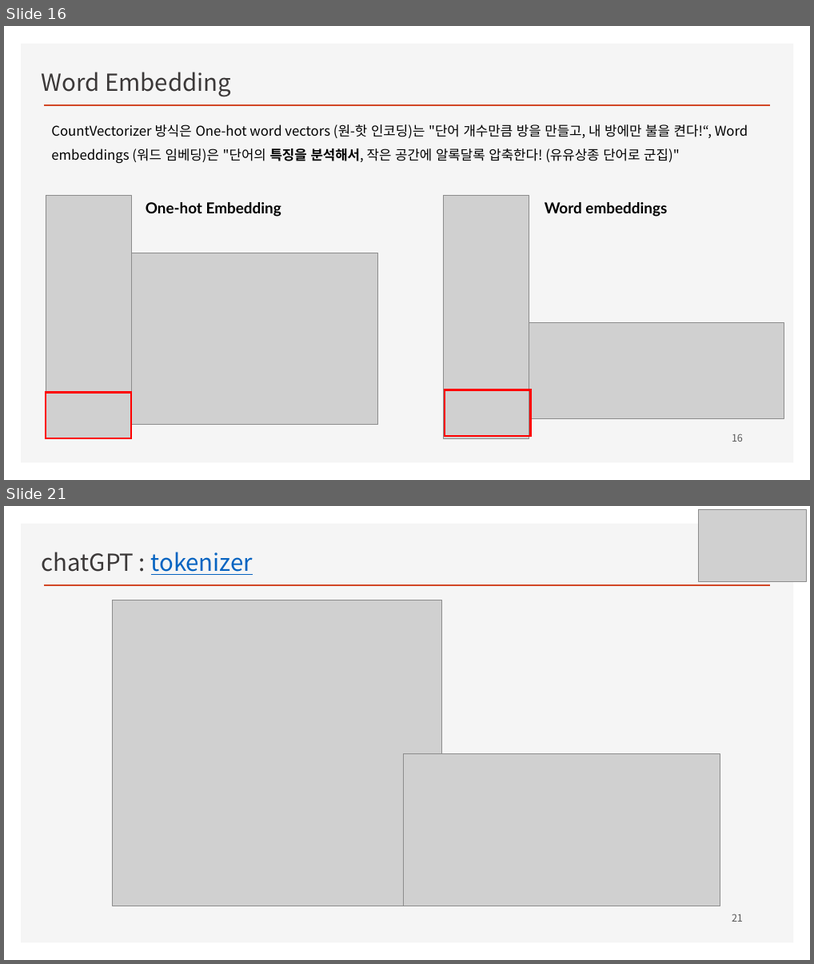
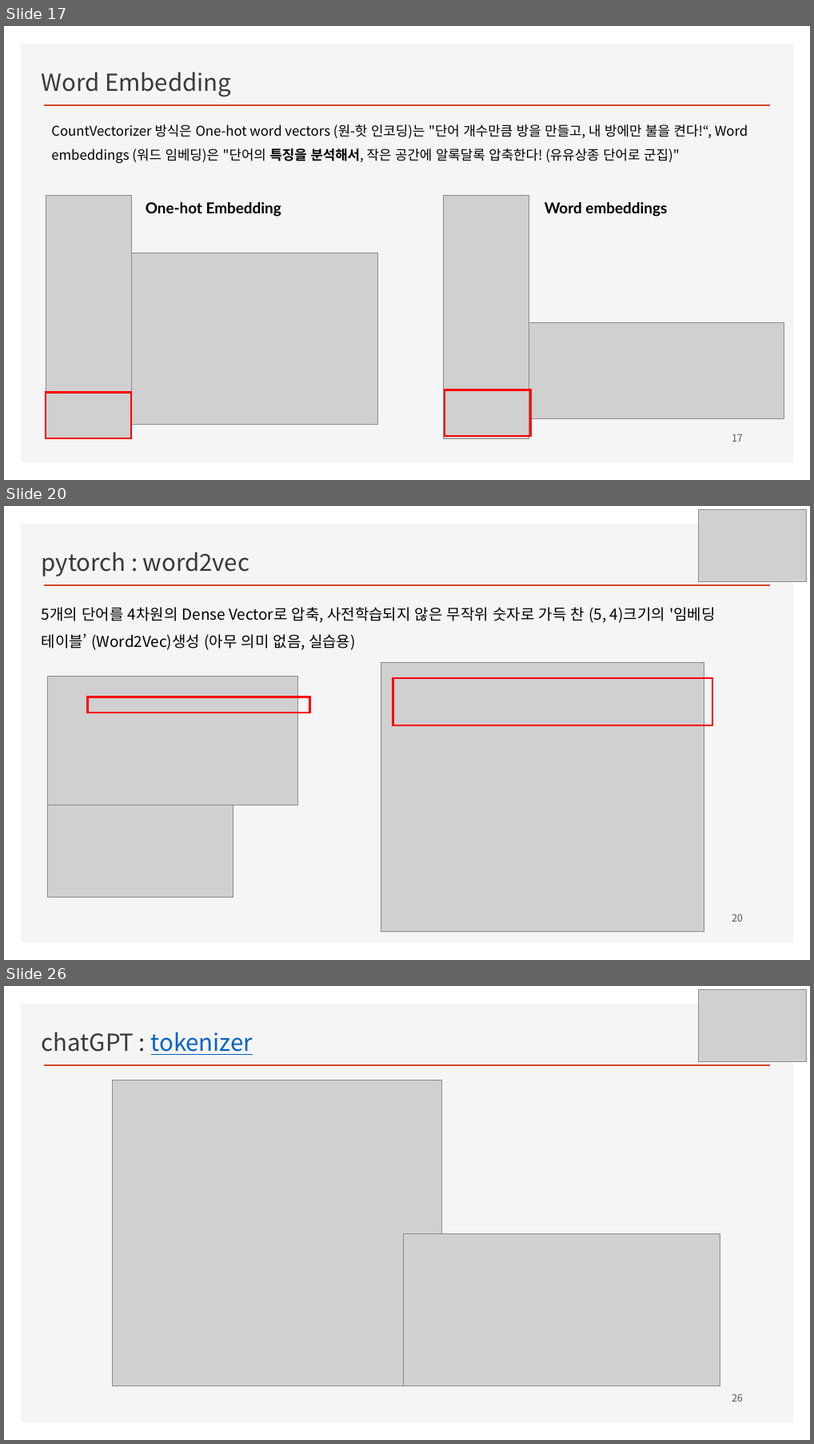
Before and after one commit to ancestor9/mathematics-for-machine-learning, a slide deck: Linear_Algebra/w8_Recommendation System.pptx. Shown one above the other, each under a label of ours: slides 16 and 21 before the commit, slides 17, 20 and 26 after it; the slides between them are not shown. The pictures are 814x964 and 814x1444 pixels, drawn with LibreOffice and Linux fonts; fonts in the diff are those of the drawing; grey boxes stand for pictures; background and template pictures are left out. Boxes give left, top, right and bottom in pixels: in the first picture for what was removed or moved away, otherwise in the second. Text is boxed around its words. In the diff, an @@ line names an element or a change of style, - is before the commit and + after.

```diff
--- a/Linear_Algebra/w8_Recommendation System.pptx
+++ b/Linear_Algebra/w8_Recommendation System.pptx
@@ slide 20 added at [4,506,810,960], background #FFFFFF; not listed: 2 template elements that a slide beside it also shows @@
@@ picture added at [699,510,807,582] @@
@@ text added at [42,552,250,576], 28 pt, text #3B3838 @@
+pytorch : word2vec
@@ text added at [42,607,715,650], 18 pt, text #000000 @@
+5개의 단어를 4차원의 Dense Vector로 압축, 사전학습되지 않은 무작위 숫자로 가득 찬 (5, 4)크기의 '임베딩 테이블’ (Word2Vec)생성 (아무 의미 없음, 실습용)
@@ picture added at [382,662,705,932] @@
@@ picture added at [47,676,298,804] @@
@@ rectangle added at [87,696,310,712], outline #FF0000 2.25 pt @@
@@ rectangle added at [394,678,714,725], outline #FF0000 2.25 pt @@
@@ picture added at [47,805,233,896] @@
@@ page number added at [732,913,743,921], 12 pt, text #595959 @@
+20
@@ what was slide 16 is now slide 17 @@
@@ page number at [732,434,743,441]: text changed @@
-16
+17
@@ what was slide 21 is now slide 26 @@
@@ page number at [732,1393,743,1401]: text changed @@
-21
+26
```
Also in this commit, not shown: 8 slides changed, 7 other slides added, 3 slides removed.
